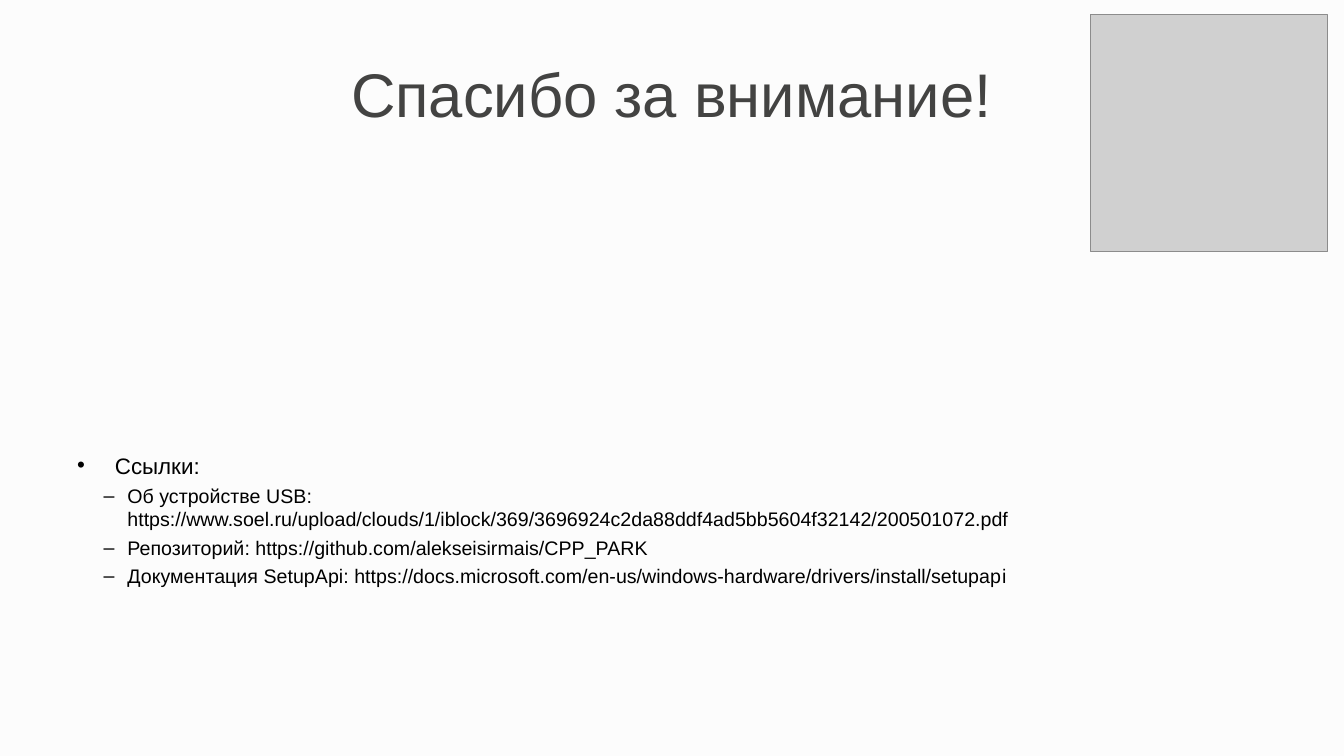
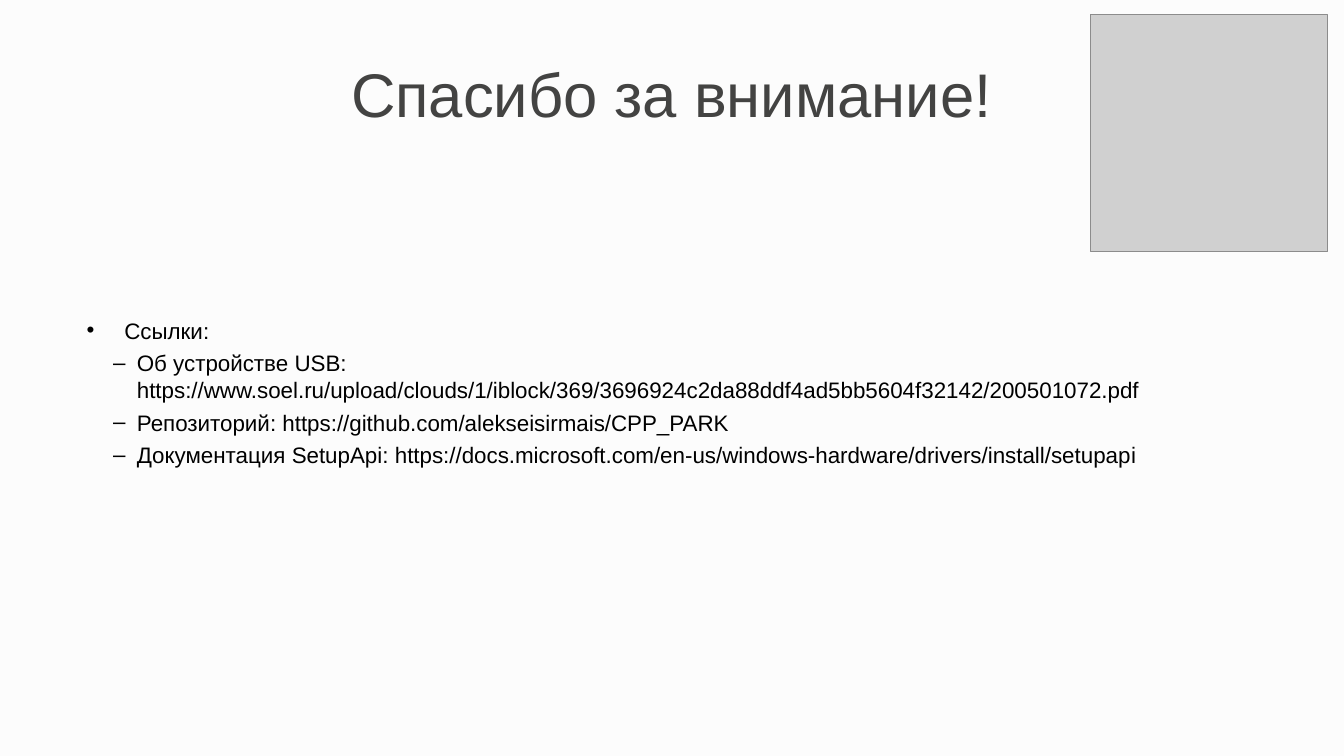
Before and after one commit to alekseisirmais/CPP_PARK, a slide deck: slide 11 of К защите.ppt. Drawn at 1344x756 pixels with LibreOffice and Linux fonts; fonts in the diff are those of the drawing; grey boxes stand for pictures. Boxes give left, top, right and bottom in pixels: in the first picture for what was removed or moved away, otherwise in the second. Text is boxed around its words. In the diff, an @@ line names an element or a change of style, - is before the commit and + after.

Commit message:
pres2.0

```diff
--- a/К защите.ppt
+++ b/К защите.ppt
@@ text "Cсылки:": place and size @@
-text "Cсылки:" at box(115, 458, 1007, 587)
+text "Cсылки:" at box(124, 323, 1139, 468)
@@ text at box(137, 354, 1139, 468): size 14 to 16 pt @@
```
Also in this commit, not shown: 1 other slide changed.
